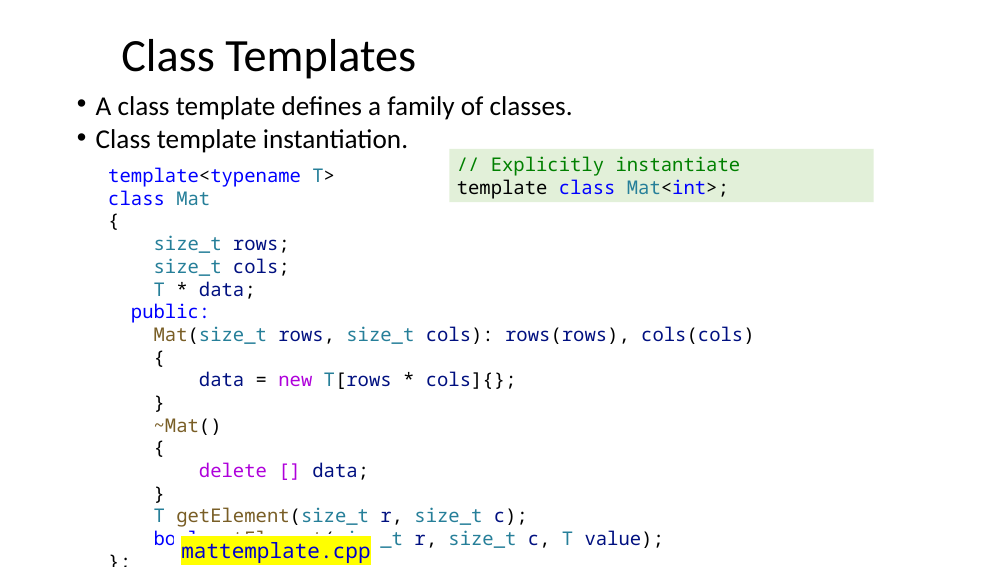
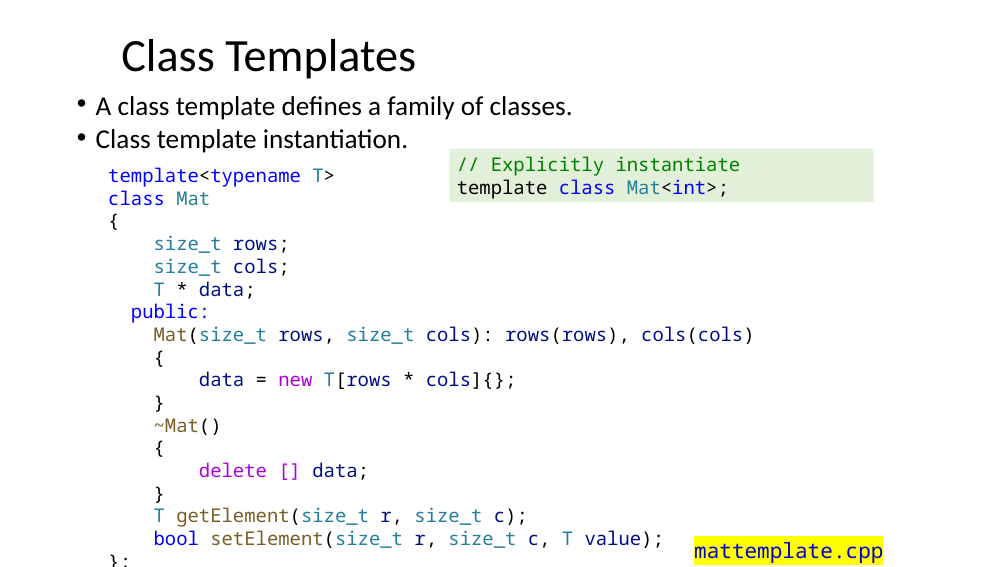
Before and after one commit to ShiqiYu/CPP, a slide deck: slide 6 of week13/Lecture13.pptx. Drawn at 1008x567 pixels with LibreOffice and Linux fonts; fonts in the diff are those of the drawing; background and template pictures are left out. Boxes give left, top, right and bottom in pixels: in the first picture for what was removed or moved away, otherwise in the second. Text is boxed around its words. In the diff, an @@ line names an element or a change of style, - is before the commit and + after.

```diff
--- a/week13/Lecture13.pptx
+++ b/week13/Lecture13.pptx
@@ rectangle "mattemplate.cpp": place and size @@
-rectangle "mattemplate.cpp" at box(174, 534, 380, 567)
+rectangle "mattemplate.cpp" at box(687, 534, 893, 567)
```
Also in this commit, not shown: 1 other slide changed, 3 slides added, 1 other file.
